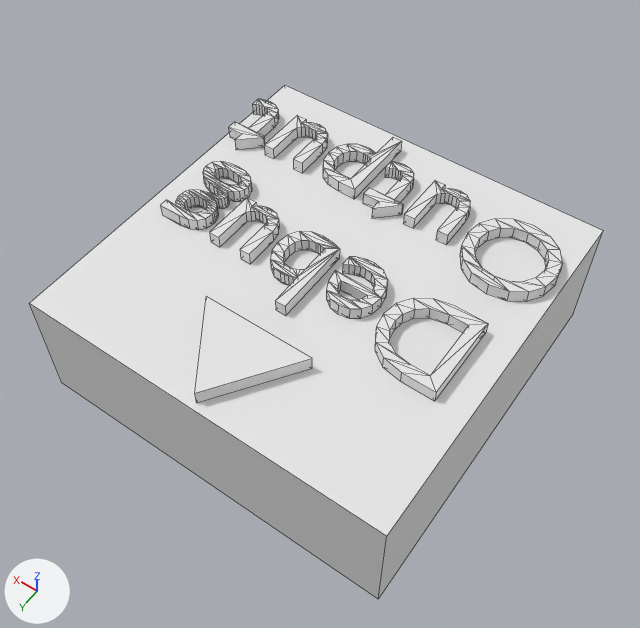
One commit to the FBX model Assets/Graphics/3D Models/Dev/m_DebugBlock_Output.fbx: the scene before it, then after it.
Rendered twice from a 50 mm camera at (-0.586, 0.838, 1.414) aimed at (-0.037, 0.069, 0.205). The lights are fixed; the arrows at lower left show +X, +Y and +Z. Mesh edges are drawn as thin lines.

Script lines for the objects in view, before the commit:
```python
me_cube_004 = bpy.data.meshes.new('Cube.004')
me_cube_004.from_pydata(...)  # 748 vertices, 1096 faces; spans x -46.7..46.7, y 0.0..27.1, z -46.7..46.7
me_cube_004.materials.append(mat_mat_devmaterial)  # its picture is missing
ob_debugblock_output = bpy.data.objects.new('DebugBlock_Output', me_cube_004)
ob_debugblock_output.location = (0.0, 0.0, 0.0)
ob_debugblock_output.rotation_euler = (1.571, 0.0, -3.142)  # degrees (90, 0, -180)
ob_debugblock_output.scale = (0.00769, 0.01, 0.00769)
```
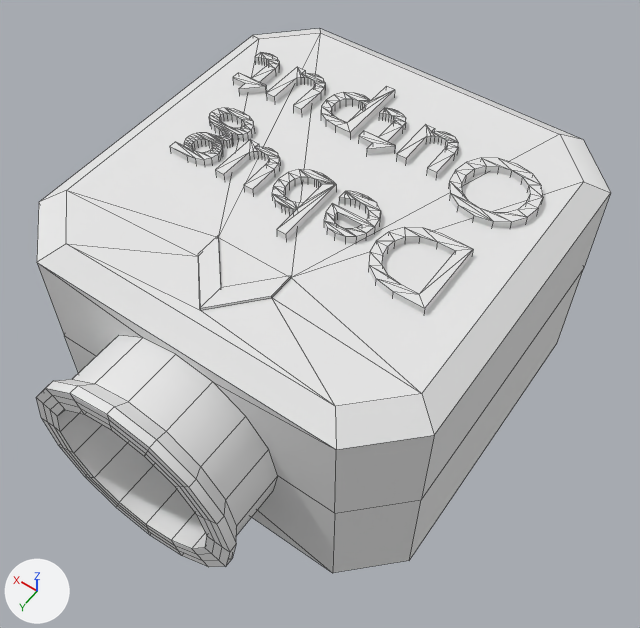
Diff of the bpy script that builds the scene:
```diff
--- a/Assets/Graphics/3D Models/Dev/m_DebugBlock_Output.fbx.py
+++ b/Assets/Graphics/3D Models/Dev/m_DebugBlock_Output.fbx.py
@@ me_cube_004 @@
 # used by ob_debugblock_output; location = (0.0, 0.0, 0.0); rotation_euler = (1.571, 0.0, -3.142), in degrees (90, 0, -180); scale = (0.00769, 0.01, 0.00769)
-me_cube_004.from_pydata(...)  # 748 vertices, 1096 faces; spans x -46.7..46.7, y 0.0..27.1, z -46.7..46.7
+me_cube_004.from_pydata(...)  # 907 vertices, 1263 faces; spans x -36.6..36.6, y 0.0..44.6, z -36.6..50.0
+# me_cube_004 part 1: the loose piece of 52 vertices spanning x -46.3..-36.0, y 24.2..26.7, z -35.7..-18.6 is scaled about its middle by (0.641, 1, 0.641), then moved by (15.8, 17.9, 12.0)
+# me_cube_004 part 2: the loose piece of 48 vertices spanning x -26.0..-14.3, y 24.2..26.7, z -4.7..9.5 is scaled about its middle by (0.641, 1, 0.641), then moved by (3.1, 17.9, -18.5)
+# me_cube_004 part 3: the loose piece of 60 vertices spanning x -19.4..-6.8, y 24.2..26.7, z -42.5..-21.5 is scaled about its middle by (0.641, 1, 0.641), then moved by (5.7, 17.9, 13.7)
+# me_cube_004 part 4: the loose piece of 52 vertices spanning x -5.0..5.3, y 24.2..26.7, z -35.7..-18.6 is scaled about its middle by (0.641, 1, 0.641), then moved by (0.9, 17.9, 12.0)
+# me_cube_004 part 5: the loose piece of 48 vertices spanning x 7.3..19.0, y 24.2..26.7, z -35.7..-21.5 is scaled about its middle by (0.641, 1, 0.641), then moved by (-3.7, 17.9, 12.5)
+# me_cube_004 part 6: a new loose piece, a torus around y (ring radius 6.2, tube radius 1.6) spanning x 15.3..29.8, y 42.1..44.6, z -20.7..-6.7, in mat_mat_devmaterial (its picture is missing)
+# me_cube_004 part 7: the loose piece of 176 vertices spanning x -41.0..-27.9, y 24.2..26.7, z -11.5..9.5 is scaled about its middle by (0.641, 1, 0.641), then moved by (13.4, 17.9, 2.6)
+# me_cube_004 part 8: the loose piece of 48 vertices spanning x -34.1..-22.4, y 24.2..26.7, z -35.7..-21.5 is scaled about its middle by (0.641, 1, 0.641), then moved by (16.3, 17.9, 32.4)
+# me_cube_004 part 9: the loose piece of 72 vertices spanning x -11.4..1.2, y 24.2..26.7, z -4.7..16.7 is scaled about its middle by (0.641, 1, 0.641), then moved by (2.8, 17.9, 0.1)
+# me_cube_004 part 10: the loose piece of 70 vertices spanning x 4.1..16.6, y 24.2..26.7, z -4.7..9.8 is scaled about its middle by (0.641, 1, 0.641), then moved by (-2.7, 17.9, 1.3)
+# me_cube_004 part 11: the loose piece of 44 vertices spanning x 19.3..38.8, y 24.2..26.7, z -4.4..16.7 is scaled about its middle by (0.641, 1, 0.641), then moved by (-9.4, 17.9, 0.0)
+# me_cube_004 part 12: the loose piece of 8 vertices spanning x -46.7..46.7, y 0.0..24.2, z -46.7..46.7 is rebuilt with 173 vertices and now spans x -36.6..36.6, y 0.0..43.8, z -36.6..50.0
+# me_cube_004 part 13: the loose piece of 64 vertices spanning x 22.2..44.9, y 24.2..26.7, z -35.7..-14.0 is deleted
+# me_cube_004 part 14: the loose piece of 6 vertices spanning x -14.1..14.1, y 24.2..27.1, z 24.7..45.1 is deleted
 me_cube_004.materials.append(mat_mat_devmaterial)
@@ ob_debugblock_output @@
 ob_debugblock_output.rotation_euler = (1.571, 0.0, -3.142)  # degrees (90, 0, -180)
-ob_debugblock_output.scale = (0.00769, 0.01, 0.00769)
+ob_debugblock_output.scale = (0.01, 0.01, 0.01)
```

Location of each change, (x1, y1, x2, y2) in pixels of the pictures (640 x 628 px; the box of a moved part takes in the faces that stretch with it):
'DebugBlock_Output', reshaped, rescaled (6% taller)
    before: (29, 86, 603, 599)
    after: (36, 29, 611, 573)
part 1 of me_cube_004, moved or reshaped
    before: (229, 99, 279, 150)
    after: (233, 52, 279, 95)
part 2 of me_cube_004, moved or reshaped
    before: (209, 198, 279, 264)
    after: (266, 67, 325, 115)
part 3 of me_cube_004, moved or reshaped
    before: (323, 137, 402, 199)
    after: (321, 86, 395, 138)
part 4 of me_cube_004, moved or reshaped
    before: (363, 162, 414, 218)
    after: (358, 108, 406, 155)
part 5 of me_cube_004, moved or reshaped
    before: (403, 180, 470, 245)
    after: (396, 124, 458, 178)
part 6 of me_cube_004, added
    after: (448, 158, 543, 228)
part 7 of me_cube_004, moved or reshaped
    before: (160, 162, 252, 230)
    after: (170, 108, 254, 165)
part 8 of me_cube_004, moved or reshaped
    before: (264, 115, 328, 173)
    after: (215, 140, 280, 195)
part 9 of me_cube_004, moved or reshaped
    before: (270, 231, 340, 316)
    after: (272, 169, 336, 240)
part 10 of me_cube_004, moved or reshaped
    before: (326, 257, 388, 318)
    after: (324, 191, 381, 242)
part 11 of me_cube_004, moved or reshaped
    before: (375, 298, 488, 401)
    after: (369, 227, 473, 314)
part 12 of me_cube_004, rebuilt (6% taller)
    before: (29, 86, 603, 599)
    after: (36, 29, 611, 573)
part 13 of me_cube_004, deleted
    before: (460, 219, 563, 301)
part 14 of me_cube_004, deleted
    before: (195, 296, 312, 403)
